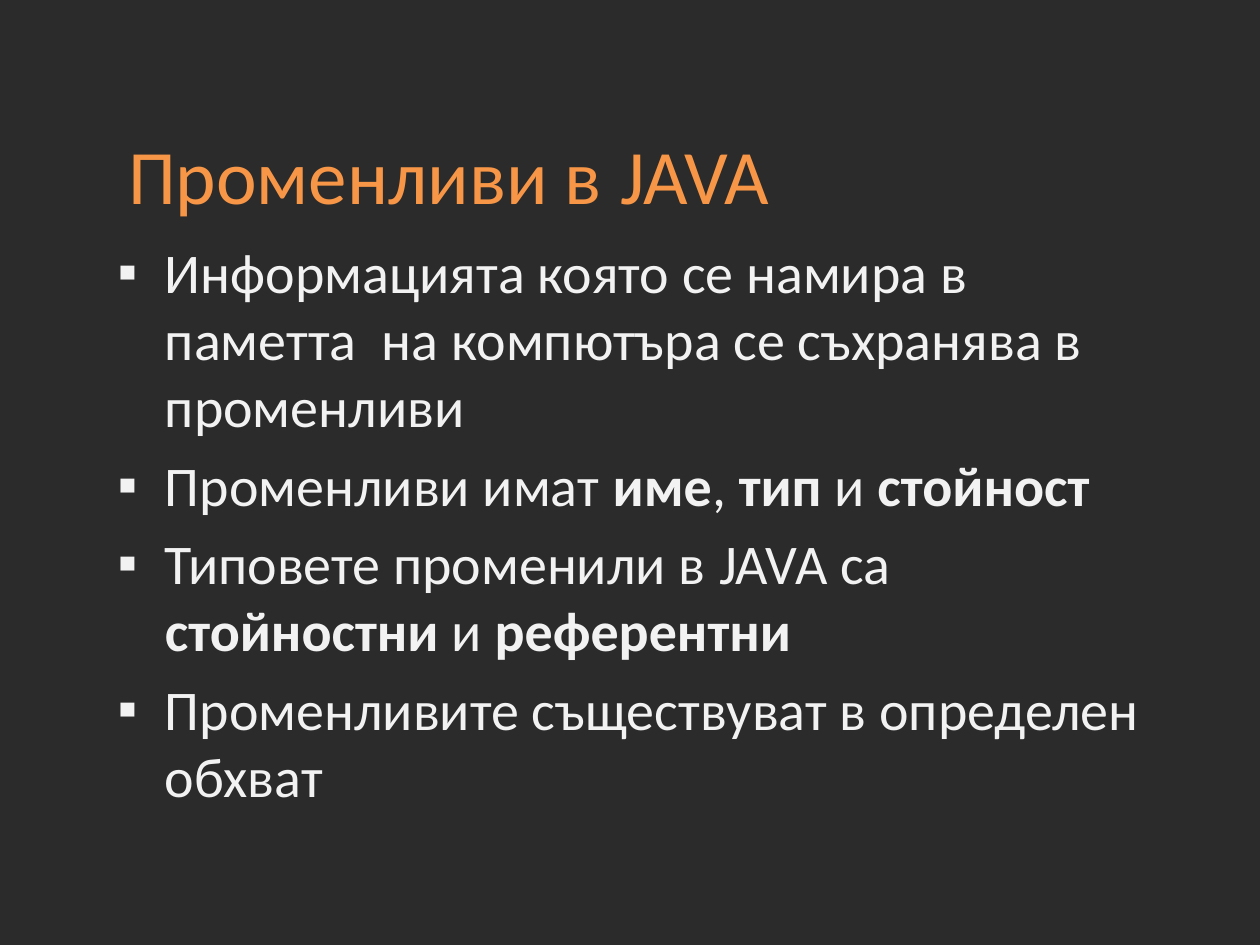
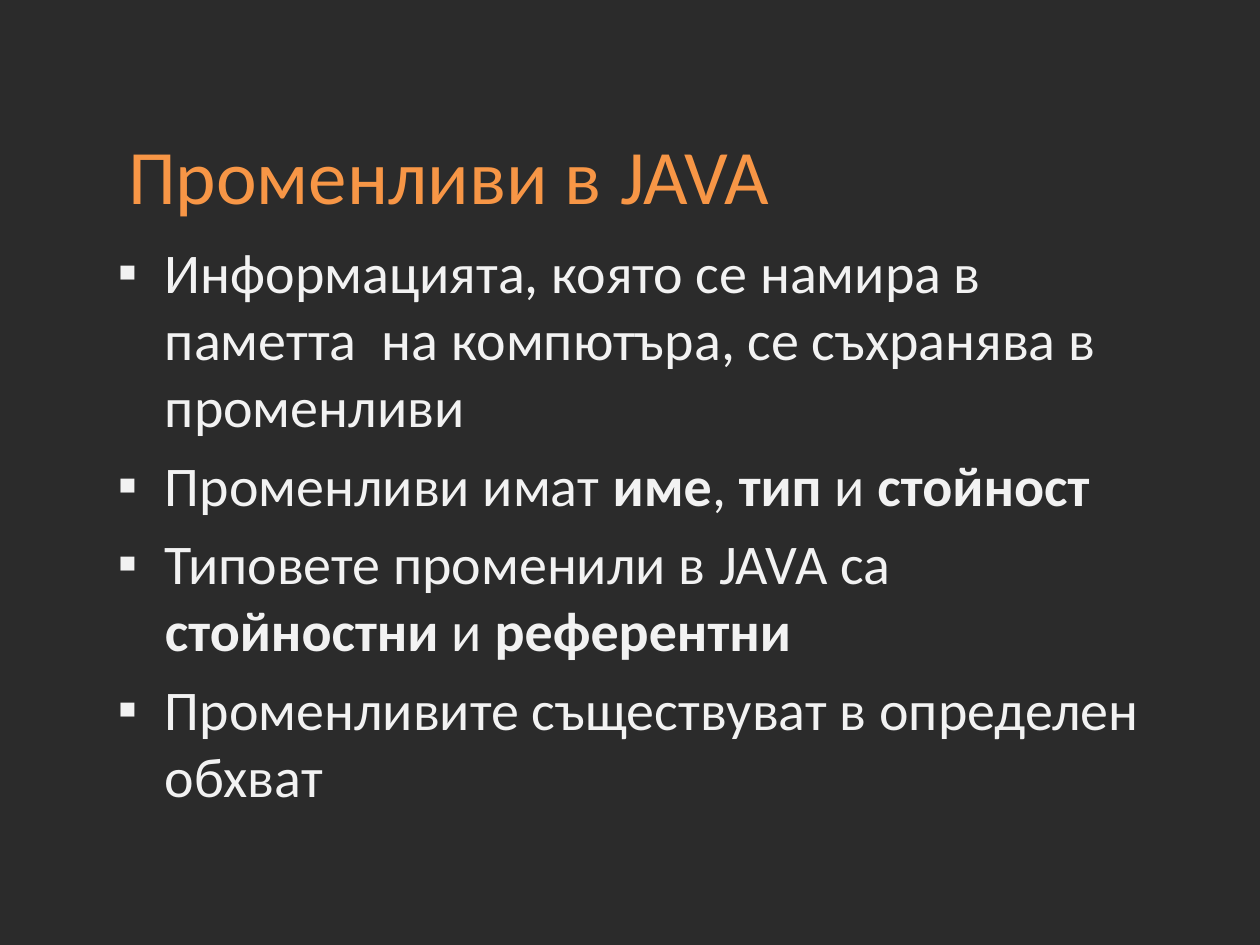
Before and after one commit to Academy-Soft-Intellect/Java-Course, a slide deck: slide 2 of 02-JAVA-Basics.pptx. Drawn at 1260x945 pixels with LibreOffice and Linux fonts; fonts in the diff are those of the drawing; background and template pictures are left out; a plain dark background stands for a picture behind light text. Boxes give left, top, right and bottom in pixels: in the first picture for what was removed or moved away, otherwise in the second. Text is boxed around its words. In the diff, an @@ line names an element or a change of style, - is before the commit and + after.

```diff
--- a/02-JAVA-Basics.pptx
+++ b/02-JAVA-Basics.pptx
@@ text at (165, 255, 1095, 436): text changed @@
-▪ Информацията която се намира в паметта на компютъра се съхранява в променливи
+▪ Информацията, която се намира в паметта на компютъра, се съхранява в променливи
```
Also in this commit, not shown: 4 other slides changed, 1 other file.
